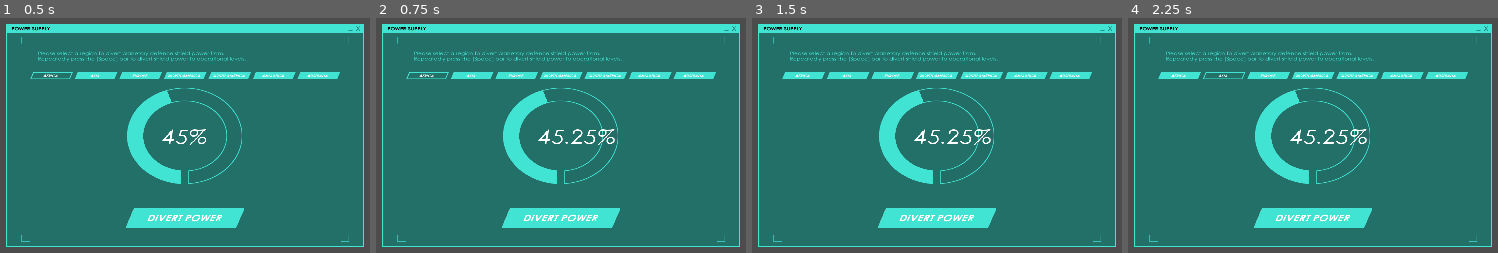
Above: before the commit, frames 1-4 (left to right).
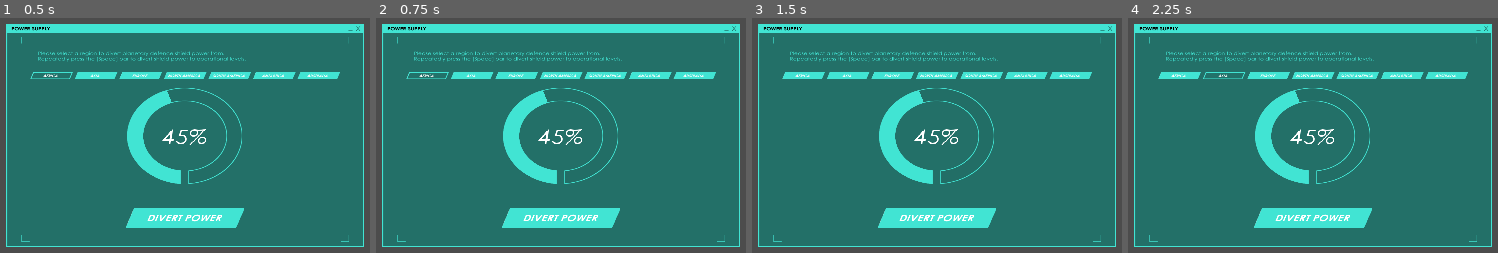
Above: after the commit, the same moments.

Repository: CoderJet/GMTK-20
Game: Godot game, scene res://src/SpaceMashGame/SpaceMashGame.tscn
Same seed, same stepped clock (60 frames per second), same inputs: the game is played once before the commit and once after it. This scene is started directly instead of the project's main scene.
Inputs (mouse positions are in pixels of both pictures, inside the frame that each line leads up to):
- Up to frame 1 (0.5 s): no input
- Up to frame 2 (0.75 s): click (561, 217) at 0.5 s
- Up to frame 3 (1.5 s): click (803, 74) at 1.25 s
- Up to frame 4 (2.25 s): click (1224, 74) at 2 s

Frame 1 is identical in both runs. In frame 2, 0.3% of the frame differs, in the area x 51-65%, y 47-55%; in frame 3, 0.3%; in frame 4, 0.3%.

Commit message:
WIP Game Manager.

Diff:
--- /dev/null
+++ b/GameManager.gd
@@ -0,0 +1,165 @@
+extends Node2D
+
+enum MODULE {
+	SECURITY = 0,
+	POWER_SUPPLY,
+	SOFTWARE_INTEGRITY,
+	COMMUNICATION
+}
+
+signal time_update
+signal module_update
+signal failure
+signal survived
+
+onready var captchaPackedScene = preload("res://src/CaptchaGame/CaptchaGame.tscn")
+onready var buttonPackedScene = preload("res://src/ButtonMashGame/ButtonMashGame.tscn")
+onready var spacePackedScene = preload("res://src/SpaceMashGame/SpaceMashGame.tscn")
+#onready var switchMiniGame = preload("")
+
+var captchaNode = null
+var buttonNode = null
+var spaceNode = null
+var switchNode = null
+
+var module_statistics = {
+	MODULE.SECURITY: 1.0,
+	MODULE.POWER_SUPPLY: 1.0,
+	MODULE.SOFTWARE_INTEGRITY: 1.0,
+	MODULE.COMMUNICATION: 1.0,
+}
+var offline_modules = []
+
+var time_remaining : float = 300
+var shield_level = 3
+
+## MAIN FUNCTIONS
+func _ready() -> void:
+	$Timer.start();
+
+
+func _process(delta: float) -> void:
+	time_remaining -= delta
+	_update_current_time()
+
+	if (time_remaining <=  0):
+		$Timer.stop()
+		emit_signal("survived")
+
+
+
+func _unhandled_key_input(event: InputEventKey) -> void:
+	if event.scancode == KEY_1 and event.pressed:
+		open_button_mash_game(MODULE.SOFTWARE_INTEGRITY)
+	elif event.scancode == KEY_2 and event.pressed:
+		open_button_mash_game(MODULE.COMMUNICATION)
+	elif event.scancode == KEY_3 and event.pressed:
+		open_captcha_game()
+
+## CONTROL FUNCTIONS
+func _on_Timer_timeout() -> void:
+	# TODO : Slow down ticks or lower value impact while in minigame.
+	for key in module_statistics:
+		if key in offline_modules:
+			continue
+
+		randomize()
+		if (randf() <= 0.5):
+			module_statistics[key] -= rand_range(0.0025, 0.09)
+
+			if module_statistics[key] <= 0:
+				shield_level -= 1
+				offline_modules.append(key)
+				if shield_level == 0:
+					emit_signal("failure")
+			else:
+				emit_signal("module_update", module_statistics[key])
+			print_debug("%s - %1.3f" % [_module_to_string(key), module_statistics[key]])
+
+
+## PUBLIC FUNCTIONS
+func open_captcha_game() -> void:
+	if captchaNode == null:
+		captchaNode = captchaPackedScene.instance()
+		captchaNode.connect("finished", self, "_on_captcha_closed")
+		add_child(captchaNode)
+	else:
+		print_debug("Exists")
+
+
+func open_button_mash_game(module : int) -> void:
+	var instance = spacePackedScene.instance()
+	add_child(instance)
+
+
+func open_space_mash_game(module : int) -> void:
+	var instance = buttonPackedScene.instance()
+
+	if module == MODULE.SOFTWARE_INTEGRITY:
+		instance.initiate_minigame(instance.FILE_TYPE.CODE)
+	elif module == MODULE.COMMUNICATION:
+		randomize()
+
+		if randf() <= 0.5:
+			instance.initiate_minigame(instance.FILE_TYPE.EMAIL)
+		else:
+			instance.initiate_minigame(instance.FILE_TYPE.RECIPE)
+	add_child(instance)
+
+
+func open_switch_game(module : int) -> void:
+	pass
+
+
+## MODULE FUNCTIONS
+func _on_captcha_closed(value : bool) -> void:
+	remove_child(captchaNode)
+	captchaNode = null
+
+	print_debug("Passed" if value else "Failed")
+
+
+func _on_button_mash_closed(value : bool) -> void:
+	remove_child(buttonNode)
+	buttonNode = null
+
+	print_debug("Passed" if value else "Failed")
+
+
+func _on_space_mash_closed(value : bool) -> void:
+	remove_child(spaceNode)
+	spaceNode = null
+
+	print_debug("Passed" if value else "Failed")
+
+
+func _on_switch_closed(value : bool) -> void:
+	remove_child(switchNode)
+	switchNode = null
+
+	print_debug("Passed" if value else "Failed")
+
+## HELPER FUNCTIONS
+func _module_to_string(value : int) -> String:
+	if (value == MODULE.SECURITY):
+		return "Security"
+	elif (value == MODULE.POWER_SUPPLY):
+		return "Power"
+	elif (value == MODULE.SOFTWARE_INTEGRITY):
+		return "Software"
+	elif (value == MODULE.COMMUNICATION):
+		return "Comms"
+	return "UNKNOWN"
+
+
+func _update_current_time() -> void:
+	var mins = int(time_remaining / 60)
+	var secs = int(time_remaining) % 60
+	var mSecs = 0
+
+	var a = stepify(float(time_remaining), 0.001)
+	var b = String(a).split('.')
+
+	if b.size() == 2:
+		mSecs = int(b[1])
+	emit_signal("time_update", "%02d:%02d:%03d" % [mins, secs, mSecs])
--- /dev/null
+++ b/GameManager.tscn
@@ -0,0 +1,10 @@
+[gd_scene load_steps=2 format=2]
+
+[ext_resource path="res://GameManager.gd" type="Script" id=1]
+
+[node name="MainGame" type="Node2D"]
+script = ExtResource( 1 )
+
+[node name="Timer" type="Timer" parent="."]
+wait_time = 5.0
+[connection signal="timeout" from="Timer" to="." method="_on_Timer_timeout"]
--- a/src/ButtonMashGame/ButtonMashGame.gd
+++ b/src/ButtonMashGame/ButtonMashGame.gd
@@ -2,12 +2,11 @@
 
 enum FILE_TYPE {
 	CODE = 0,
-	RECIPE,
-	EMAIL,
+	RECIPE = 1,
+	EMAIL = 2,
 }
 
-signal success
-signal failure
+signal finished
 
 onready var textBox = get_node("CanvasLayer/TextArea")
 
@@ -18,14 +17,19 @@
 var message := String()
 var key_press_count : int = 0
 var current_file_type = FILE_TYPE.CODE
+var initiated = false
 
 # Called when the node enters the scene tree for the first time.
 func _ready() -> void:
+	pass
 	#_load_file(temp)
-	initiate_minigame(FILE_TYPE.CODE)
+	#initiate_minigame(FILE_TYPE.CODE)
 
 
 func _unhandled_key_input(event: InputEventKey) -> void:
+	if not initiated:
+		return
+
 	if event.is_pressed() and _is_letter(event.unicode):
 		key_press_count += 3 # Have to play around with this value
 
@@ -37,13 +41,13 @@
 
 func initiate_minigame(value : int) -> void:
 	current_file_type = value
+
 	var path
 	randomize()
 
 	if current_file_type == FILE_TYPE.CODE:
 		var result = _dir_contents(CODE_PATH)
 		path = result[randi() % result.size()]
-		print(CODE_PATH + path)
 		_load_file(CODE_PATH + path)
 	elif current_file_type == FILE_TYPE.RECIPE:
 		var result = _dir_contents(RECIPE_PATH)
@@ -53,6 +57,7 @@
 		var result = _dir_contents(EMAIL_PATH)
 		path = result[randi() % result.size()]
 		_load_file(EMAIL_PATH + path)
+	initiated = true
 
 func _dir_contents(path) -> PoolStringArray:
 	var items := PoolStringArray()
@@ -94,6 +99,6 @@
 
 	## Check against game's pass criteria
 	if score >= 0.5:
-		emit_signal("success", score)
+		emit_signal("finished", true)
 	else:
-		emit_signal("failure", score)
+		emit_signal("finished", false)
--- a/src/CaptchaGame/CaptchaGame.gd
+++ b/src/CaptchaGame/CaptchaGame.gd
@@ -12,8 +12,7 @@
 	'[pulse color=#00FFAA height=0.0 freq=2.0]%s[/pulse]',
 	'[matrix clean=2.0 dirty=1.0 span=50]%s[/matrix]',
 ]
-signal success
-signal failure
+signal finished
 
 export (String, MULTILINE) var KeywordList
 
@@ -34,14 +33,16 @@
 
 func _unhandled_key_input(event: InputEventKey) -> void:
 	if event.pressed:
-		if event.scancode ==  KEY_ENTER:
-			# Submit the text
-			if player_input.text.to_lower() == word.to_lower():
-				emit_signal("success", 1)
-			else:
-				emit_signal("failure", 1)
-		elif event.scancode ==  KEY_BACKSPACE:
+		if event.scancode ==  KEY_BACKSPACE:
 			player_input.text = player_input.text.substr(0, player_input.text.length() - 1)
 		else:
 			if player_input.text.length() < word.length():
 				player_input.text += PoolByteArray([event.unicode]).get_string_from_utf8()
+
+
+func _on_ButtonAuthenticate_pressed() -> void:
+	# Submit the text
+	if player_input.text.to_lower() == word.to_lower():
+		emit_signal("finished", true)
+	else:
+		emit_signal("finished", false)
--- a/src/CaptchaGame/CaptchaGame.tscn
+++ b/src/CaptchaGame/CaptchaGame.tscn
@@ -116,3 +116,4 @@
 __meta__ = {
 "_edit_use_anchors_": false
 }
+[connection signal="pressed" from="CanvasLayer/ButtonAuthenticate" to="." method="_on_ButtonAuthenticate_pressed"]
--- a/src/SpaceMashGame/SpaceMashGame.gd
+++ b/src/SpaceMashGame/SpaceMashGame.gd
@@ -11,6 +11,7 @@
 }
 
 signal power_stolen
+signal closed
 
 var current_country = COUNTRY.AFRICA
 var power_level : float = 0.45
@@ -128,7 +129,7 @@
 	power_level += value
 	emit_signal("power_stolen", current_country, value)
 
-	var power_whole = power_level * 100
+	var power_whole = int(power_level * 100)
 
 	get_node("PowerLevel").value = power_whole
 	get_node("PowerLevel/PowerPercentage").text = String(power_whole) + "%"
